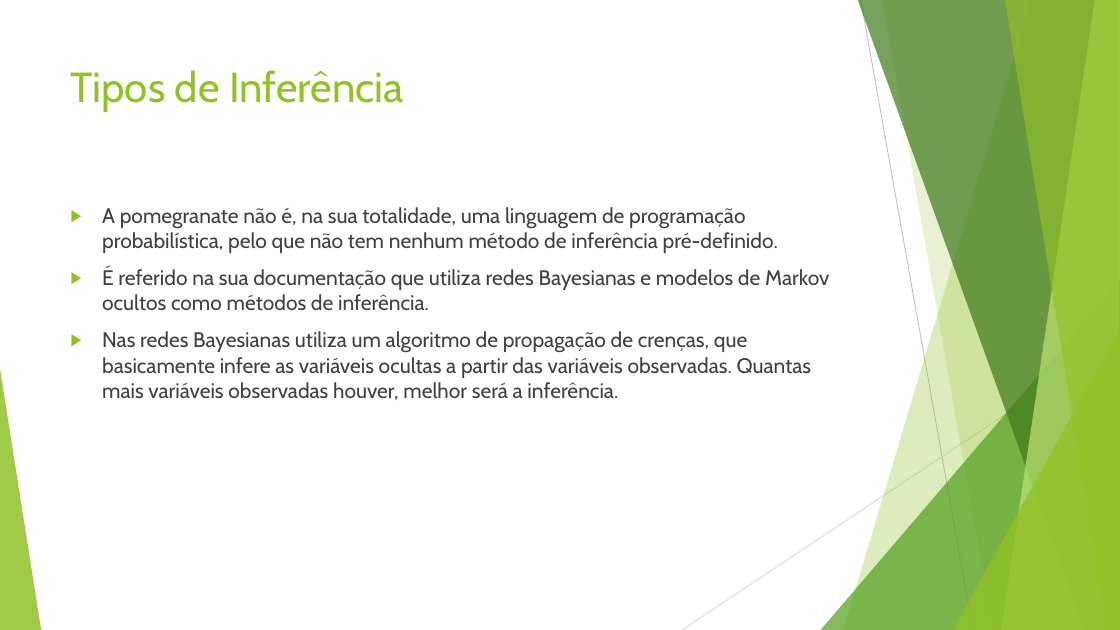
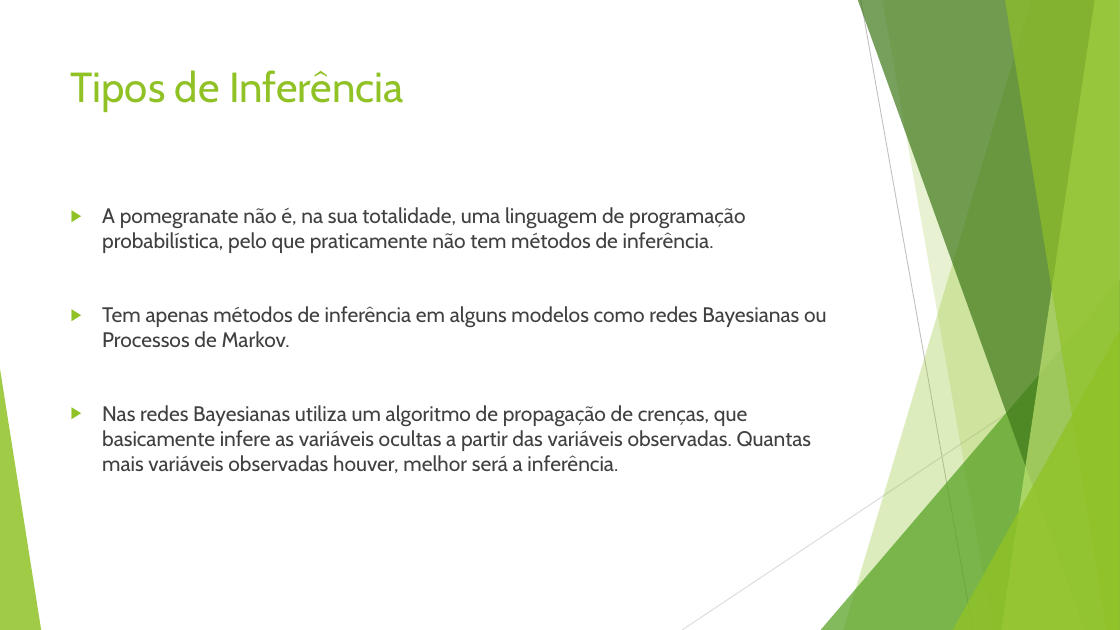
Before and after one commit to Rodrigelho/Probabilistic-Programming, a slide deck: slide 11 of PPL/Pomegranate.pptx. Drawn at 1120x630 pixels with LibreOffice and Linux fonts; fonts in the diff are those of the drawing. Boxes give left, top, right and bottom in pixels: in the first picture for what was removed or moved away, otherwise in the second. Text is boxed around its words. In the diff, an @@ line names an element or a change of style, - is before the commit and + after.

Commit message:
Update

```diff
--- a/PPL/Pomegranate.pptx
+++ b/PPL/Pomegranate.pptx
@@ text at (x1=102, y1=207, x2=827, y2=347): text changed @@
-▶ A pomegranate não é, na sua totalidade, uma linguagem de programação probabilística, pelo que não tem nenhum método de inferência pré-definido.
-▶ É referido na sua documentação que utiliza redes Bayesianas e modelos de Markov ocultos como métodos de inferência.
+▶ A pomegranate não é, na sua totalidade, uma linguagem de programação probabilística, pelo que praticamente não tem métodos de inferência.
+▶ Tem apenas métodos de inferência em alguns modelos como redes Bayesianas ou Processos de Markov.
```
Also in this commit, not shown: 3 other slides changed.
